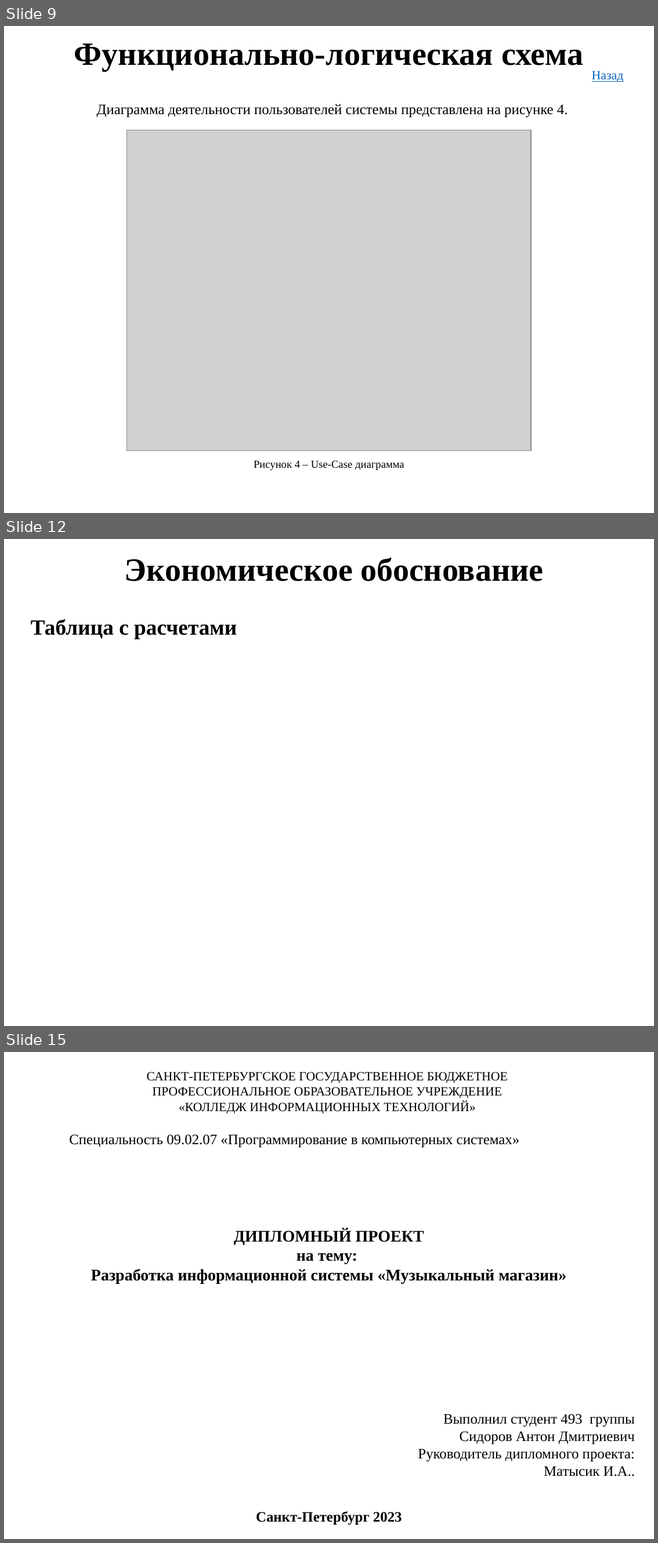
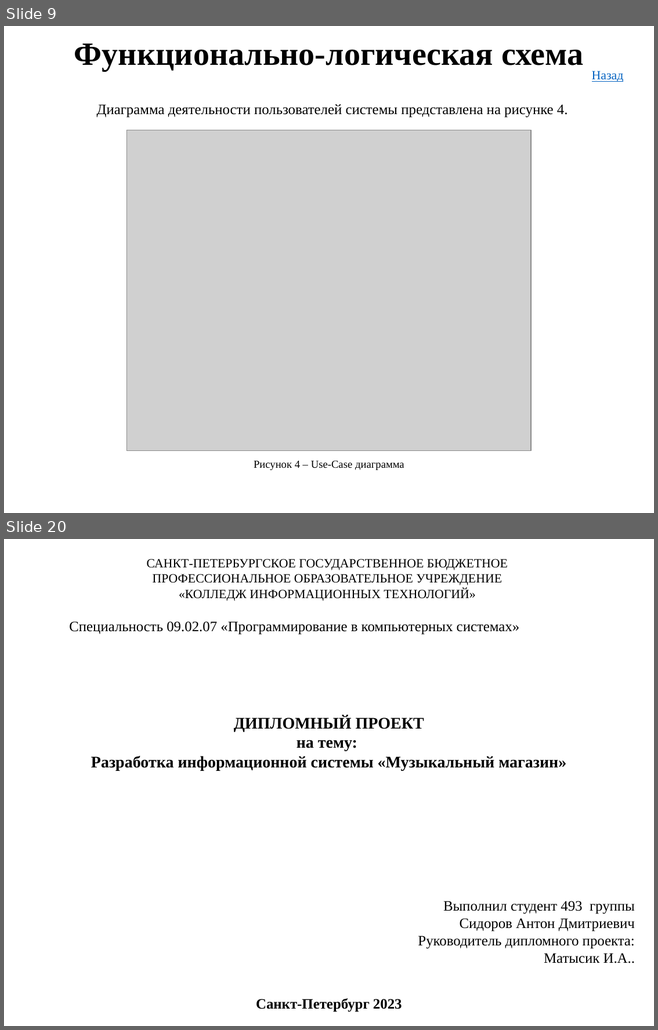
Before and after one commit to AntonSidorov1/DiplomProject, a slide deck: сидоров антон дмитриевич, Группа 493 - Презентация.pptx. Shown one above the other, each under a label of ours: slides 9, 12 and 15 before the commit, slides 9 and 20 after it; the slides between them are not shown. The pictures are 658x1543 and 658x1030 pixels, drawn with LibreOffice and Linux fonts; fonts in the diff are those of the drawing; grey boxes stand for pictures. Boxes give left, top, right and bottom in pixels: in the first picture for what was removed or moved away, otherwise in the second. Text is boxed around its words. In the diff, an @@ line names an element or a change of style, - is before the commit and + after.

```diff
--- a/сидоров антон дмитриевич, Группа 493 - Презентация.pptx
+++ b/сидоров антон дмитриевич, Группа 493 - Презентация.pptx
@@ slide 12 removed at (x1=4, y1=539, x2=654, y2=1026), background #FFFFFF @@
@@ text removed at (x1=125, y1=558, x2=543, y2=581) @@
-Экономическое обоснование
@@ text removed at (x1=31, y1=619, x2=237, y2=639) @@
-Таблица с расчетами
@@ what was slide 15 is now slide 20 @@
```
Also in this commit, not shown: 1 slide changed, 10 slides added, 4 other slides removed, 31 other files.
